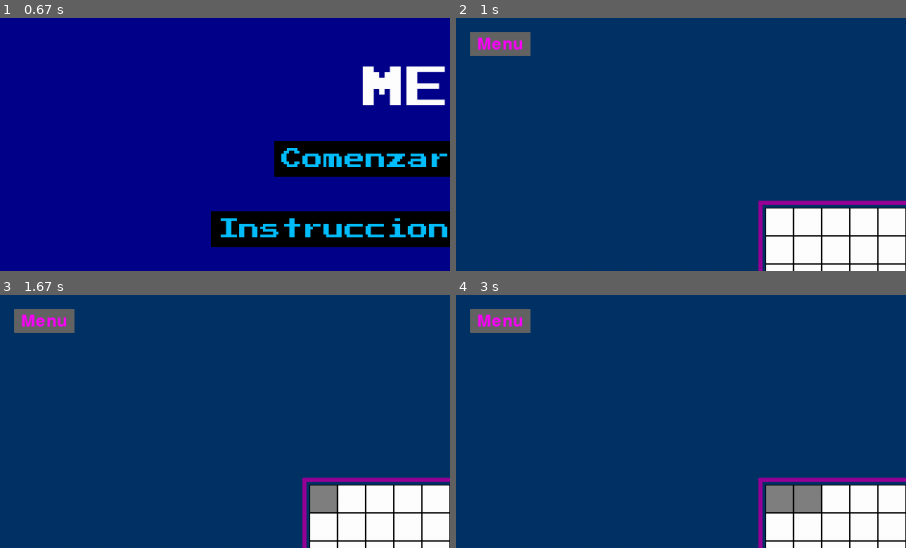
Above: before the commit, frames 1-4 (two rows, left to right).
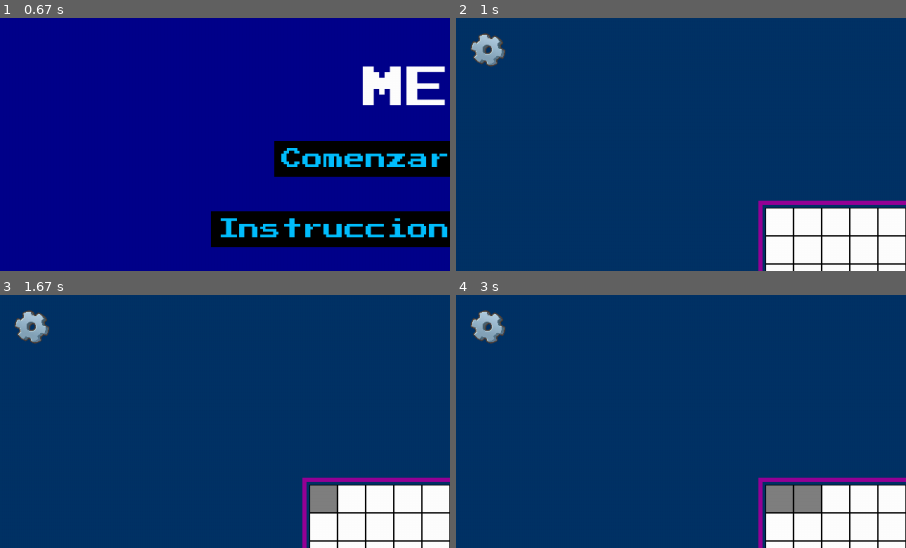
Above: after the commit, the same moments.

Repository: BrianValente/uade-batalla-naval
Game: pygame game, started from uade_battleship/main.py
Same seed, same stepped clock (60 frames per second), same inputs: the game is played once before the commit and once after it.
Inputs (mouse positions are % of the whole screen's width and height, from its top left):
- Up to frame 1 (0.67 s): click (46, 54) at 0.38 s
- Up to frame 2 (1 s): click "Comenzar partida" at 0.72 s
- Up to frame 3 (1.67 s): click (36, 40) at 1.05 s; click (62, 59) at 1.38 s
- Up to frame 4 (3 s): click (52, 40) at 1.72 s; click (45, 76) at 2.05 s; click (64, 46) at 2.38 s; click (39, 40) at 2.72 s
The pictures show only the part of the screen within x 0-50%, y 0-50%; the shares and areas given below are measured in that part.

Frame 1 is identical in both runs. In frame 2, 1.4% of the frame differs, in the area x 3-17%, y 5-20%; in frame 3, 1.4%; in frame 4, 1.4%.

Commit message:
menu button to img

Diff:
--- a/uade_battleship/board.py
+++ b/uade_battleship/board.py
@@ -3,15 +3,11 @@
 from random import choice, randint
 
 
-def draw_menu_button(window, color, font):
+def draw_menu_button(window, gear_img):
     global menu_button_rect
-    texto = font.render("Menu", True, (255, 0, 255))
-    menu_button_rect = pygame.Rect(
-        20, 20, texto.get_width() + 20, texto.get_height() + 10
-    )
-    pygame.draw.rect(window, color, menu_button_rect)
-    window.blit(texto, (menu_button_rect.x + 10, menu_button_rect.y + 5))
-
+    # Definir el área en la que estará el engranaje
+    menu_button_rect = gear_img.get_rect(topleft=(20, 20))
+    window.blit(gear_img, menu_button_rect.topleft)
 
 # Muestra las opciones "¿Volver al menú?" con "Sí" y "No"
 def show_menu_options(window, font):
@@ -107,25 +103,6 @@
 
     # Añadir el primer borde alrededor de toda la grilla
     grid_width = len(player_grid[0]) * cellsize  # Ancho total de la grilla
-    grid_height = len(player_grid) * cellsize    # Altura total de la grilla
-    top_left_x = player_grid[0][0][0]            # X de la esquina superior izquierda
-    top_left_y = player_grid[0][0][1]            # Y de la esquina superior izquierda
-
-    # Dibujar el primer borde de la grilla (el más interno)
-    pygame.draw.rect(window, (0, 0, 0), (top_left_x, top_left_y, grid_width, grid_height), 1)  # 3 es el grosor del borde
-
-    # Añadir el segundo borde, más grande
-    second_border_padding = 10  # Distancia entre el primer borde y el segundo
-    second_border_width = grid_width + 2 * second_border_padding  # Ancho del segundo borde
-    second_border_height = grid_height + 2 * second_border_padding  # Altura del segundo borde
-    second_top_left_x = top_left_x - second_border_padding  # Ajustar la posición X del segundo borde
-    second_top_left_y = top_left_y - second_border_padding  # Ajustar la posición Y del segundo borde
-
-    # Dibujar el segundo borde (más externo)
-    pygame.draw.rect(window, (150, 0, 150), (second_top_left_x, second_top_left_y, second_border_width, second_border_height), 6)  # 3 es el grosor del segundo borde
-
-    # Añadir el primer borde alrededor de toda la grilla
-    grid_width = len(player_grid[0]) * cellsize  # Ancho total de la grilla
     grid_height = len(player_grid) * cellsize  # Altura total de la grilla
     top_left_x = player_grid[0][0][0]  # X de la esquina superior izquierda
     top_left_y = player_grid[0][0][1]  # Y de la esquina superior izquierda
@@ -163,6 +140,45 @@
         6,
     )  # 3 es el grosor del segundo borde
 
+    # Añadir el primer borde alrededor de toda la grilla
+    grid_width = len(player_grid[0]) * cellsize  # Ancho total de la grilla
+    grid_height = len(player_grid) * cellsize  # Altura total de la grilla
+    top_left_x = player_grid[0][0][0]  # X de la esquina superior izquierda
+    top_left_y = player_grid[0][0][1]  # Y de la esquina superior izquierda
+
+    # Dibujar el primer borde de la grilla (el más interno)
+    pygame.draw.rect(
+        window, (0, 0, 0), (top_left_x, top_left_y, grid_width, grid_height), 1
+    )  # 3 es el grosor del borde
+
+    # Añadir el segundo borde, más grande
+    second_border_padding = 10  # Distancia entre el primer borde y el segundo
+    second_border_width = (
+        grid_width + 2 * second_border_padding
+    )  # Ancho del segundo borde
+    second_border_height = (
+        grid_height + 2 * second_border_padding
+    )  # Altura del segundo borde
+    second_top_left_x = (
+        top_left_x - second_border_padding
+    )  # Ajustar la posición X del segundo borde
+    second_top_left_y = (
+        top_left_y - second_border_padding
+    )  # Ajustar la posición Y del segundo borde
+
+    # Dibujar el segundo borde (más externo)
+    pygame.draw.rect(
+        window,
+        (150, 0, 150),
+        (
+            second_top_left_x,
+            second_top_left_y,
+            second_border_width,
+            second_border_height,
+        ),
+        6,
+    )  # 3 es el grosor del segundo borde
+
 
 # Función para imprimir la lógica del juego en la consola
 def print_game_logic(p_game_logic):
@@ -217,6 +233,10 @@
 
     colocar_barcos(p_game_logic)  # Coloca barcos en la lógica del juego
     print_game_logic(p_game_logic)
+
+    # Cargar imagen del menú
+    gear_img = pygame.image.load("assets/gear.png")
+    gear_img = pygame.transform.scale(gear_img, (50, 50))  # Ajustar tamaño si es necesario
 
     # Inicializar la fuente y el estado del menú
     font = pygame.font.SysFont(None, 36)
@@ -252,8 +272,9 @@
 
         GAMESCREEN.fill((0, 51, 102))  # Fondo del juego
 
-        # Mostrar siempre el botón del menú
-        draw_menu_button(GAMESCREEN, (100, 100, 100), font)
+
+        # Mostrar el engranaje de configuración
+        draw_menu_button(GAMESCREEN, gear_img)
 
         update_game_screen(
             GAMESCREEN, p_game_grid, p_game_logic
Binary file added: assets/gear.png
